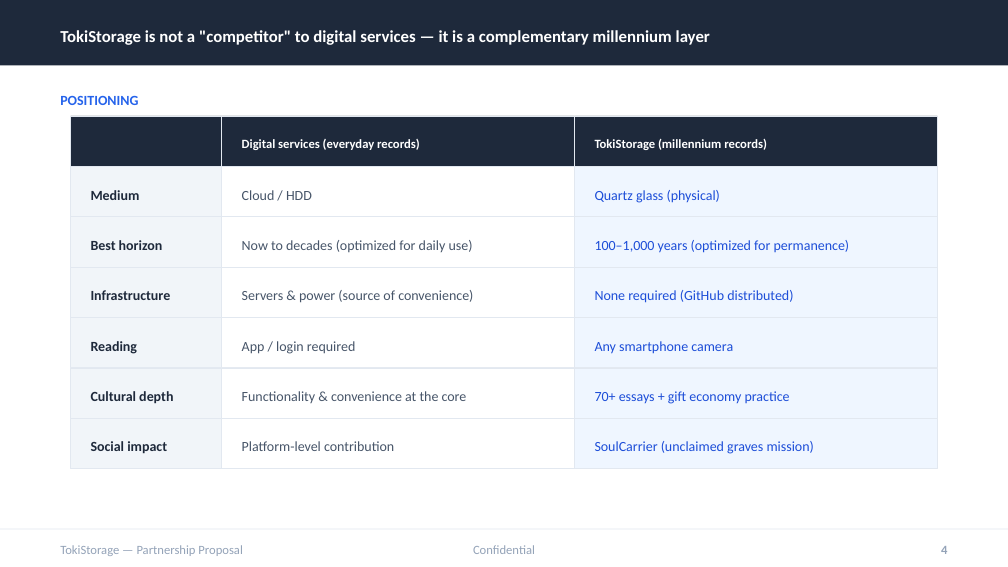
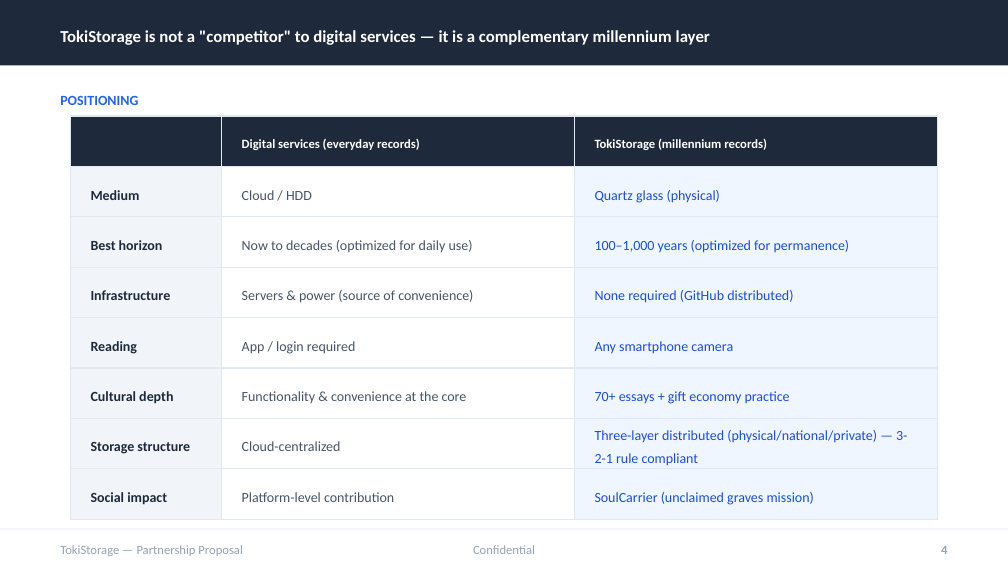
Before and after one commit to tokistorage/lp, a slide deck: slide 4 of tokistorage-partnership-deck-en.pptx. Drawn at 1008x567 pixels with LibreOffice and Linux fonts; fonts in the diff are those of the drawing. Boxes give left, top, right and bottom in pixels: in the first picture for what was removed or moved away, otherwise in the second. Text is boxed around its words. In the diff, an @@ line names an element or a change of style, - is before the commit and + after.

```diff
--- a/tokistorage-partnership-deck-en.pptx
+++ b/tokistorage-partnership-deck-en.pptx
@@ text added at [91,442,190,454], 10 pt, text #1E293B, bold @@
+Storage structure
@@ text added at [242,441,341,451], 10 pt, text #475569 @@
+Cloud-centralized
@@ text added at [595,430,907,466], 10 pt, text #1D4ED8 @@
+Three-layer distributed (physical/national/private) — 3-2-1 rule compliant
@@ rectangle added at [71,469,222,519], fill #F1F5F9, outline #E2E8F0 0.5 pt @@
@@ 3 texts: place and size @@
-3 texts at [91,441,814,454]
+3 texts at [91,492,814,505]
@@ rectangle added at [222,469,575,519], fill #FFFFFF, outline #E2E8F0 0.5 pt @@
@@ rectangle added at [575,469,937,519], fill #EFF6FF, outline #E2E8F0 0.5 pt @@
```
Also in this commit, not shown: 8 other slides changed, 2 slides added, 14 other files.
